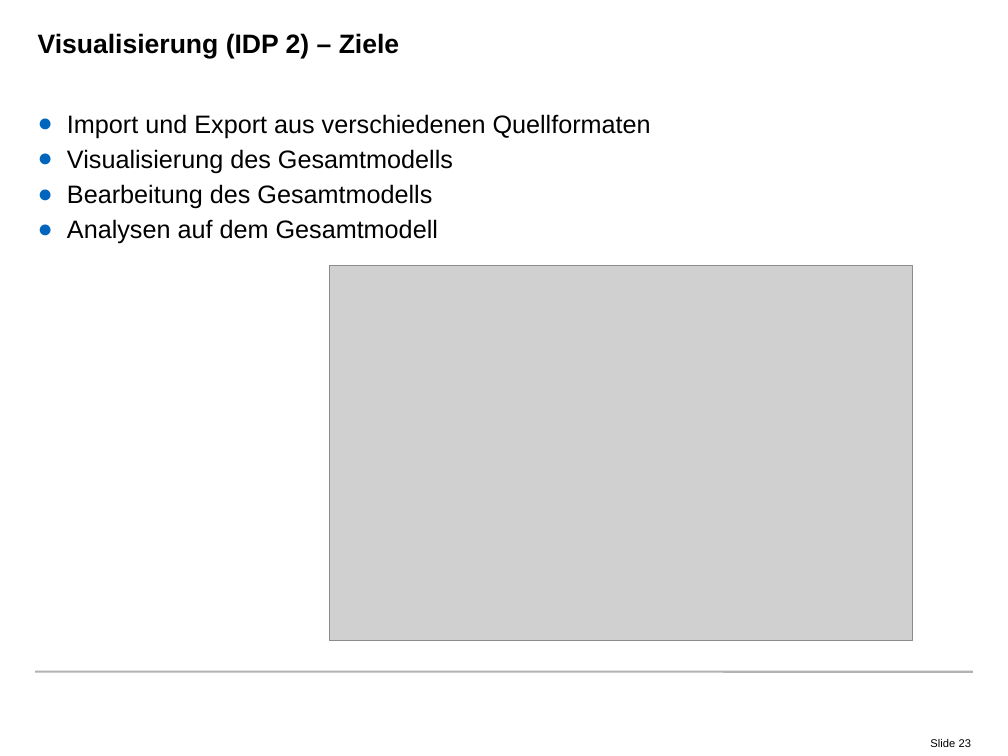
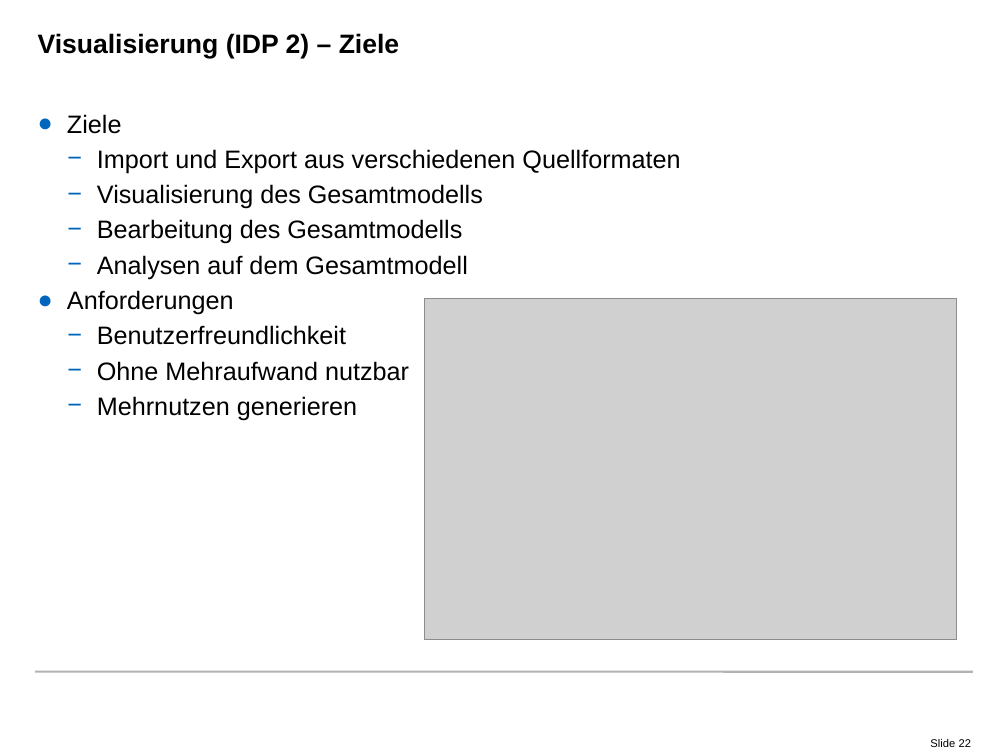
Before and after one commit to radke-tum/idp, a slide deck: slide 22 of pssif/doc/PSSIF.pptx (slide 23 before the commit). Drawn at 1008x756 pixels with LibreOffice and Linux fonts; fonts in the diff are those of the drawing; grey boxes stand for pictures; background and template pictures are left out. Boxes give left, top, right and bottom in pixels: in the first picture for what was removed or moved away, otherwise in the second. Text is boxed around its words. In the diff, an @@ line names an element or a change of style, - is before the commit and + after.

```diff
--- a/pssif/doc/PSSIF.pptx
+++ b/pssif/doc/PSSIF.pptx
@@ text at box(67, 114, 122, 134): paragraph added @@
+● Ziele
@@ text at box(97, 149, 680, 279): bullet ● to −; list level 1 to 2 in "Import und Export aus verschiedenen ..."; list level 1 to 2 in "Visualisierung des Gesamtmodells"; list level 1 to 2 in "Bearbeitung des Gesamtmodells"; list level 1 to 2 in "Analysen auf dem Gesamtmodell" @@
@@ text at box(67, 290, 409, 420): paragraphs added @@
+● Anforderungen
+  − Benutzerfreundlichkeit
+  − Ohne Mehraufwand nutzbar
+  − Mehrnutzen generieren
@@ picture: place and size @@
-picture at box(330, 266, 913, 640)
+picture at box(424, 298, 957, 640)
@@ page number at box(930, 739, 971, 747): text changed @@
-Slide 23
+Slide 22
```
Also in this commit, not shown: 9 other slides changed, 1 slide removed.
